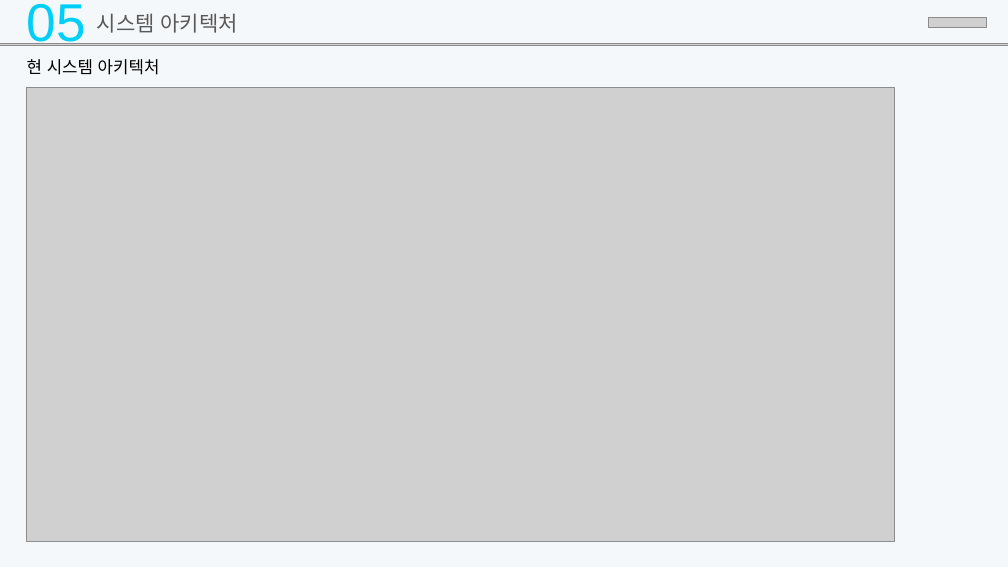
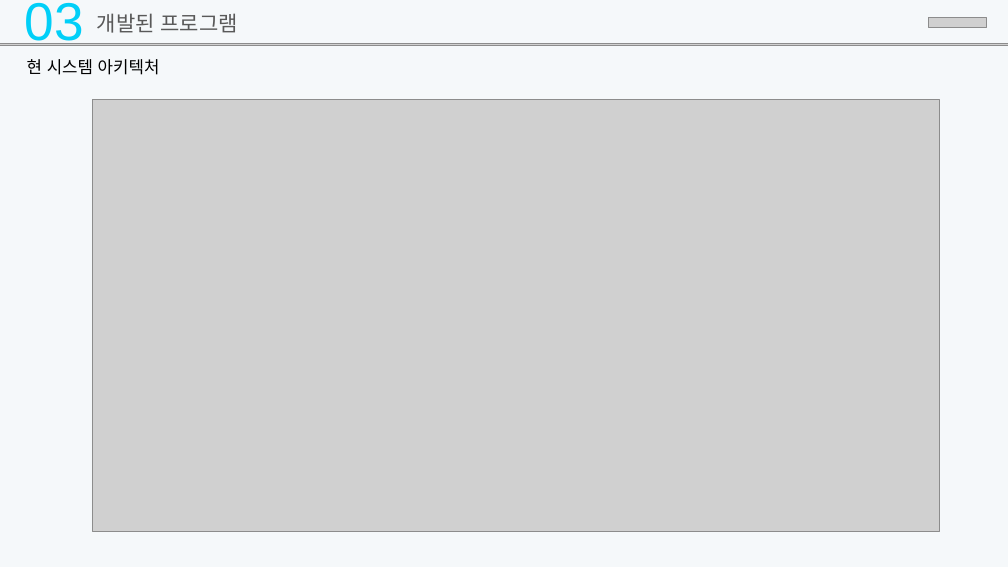
Before and after one commit to AshOne91/3rd_project, a slide deck: slide 6 of output/5조 PPT.pptx (slide 15 before the commit). Drawn at 1008x567 pixels with LibreOffice and Linux fonts; fonts in the diff are those of the drawing; grey boxes stand for pictures. Boxes give left, top, right and bottom in pixels: in the first picture for what was removed or moved away, otherwise in the second. Text is boxed around its words. In the diff, an @@ line names an element or a change of style, - is before the commit and + after.

```diff
--- a/output/5조 PPT.pptx
+++ b/output/5조 PPT.pptx
@@ text at [25, 3, 84, 46]: text changed @@
-05
+03
@@ text at [97, 13, 238, 33]: text changed @@
-시스템 아키텍처
+개발된 프로그램
@@ picture: place and size @@
-picture at [26, 88, 894, 542]
+picture at [92, 100, 939, 531]
```
Also in this commit, not shown: 11 other slides changed, 9 slides added, 3 slides removed.
